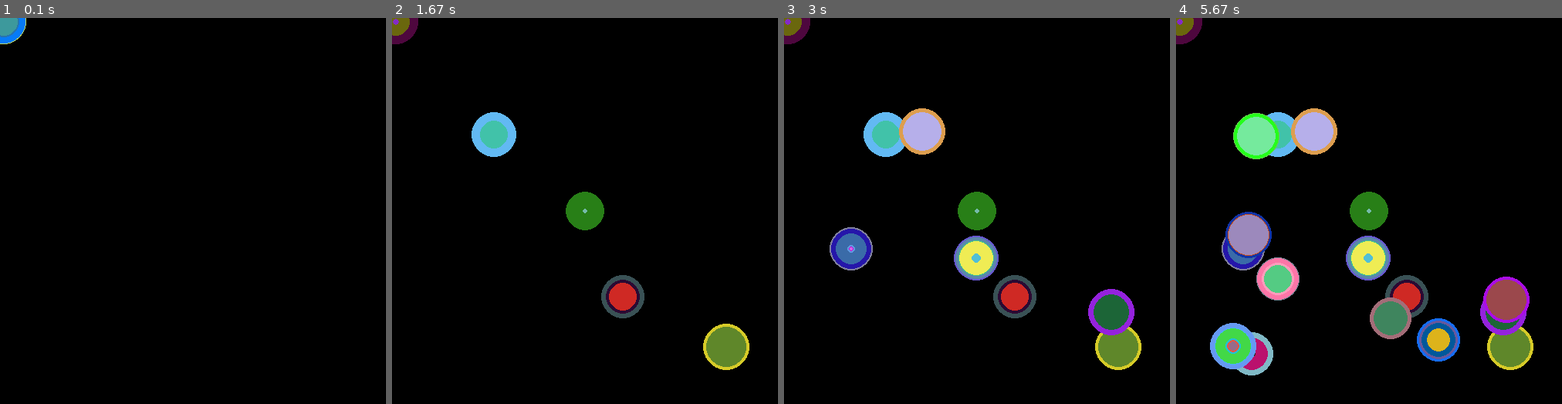
Above: before the commit, frames 1-4 (left to right).
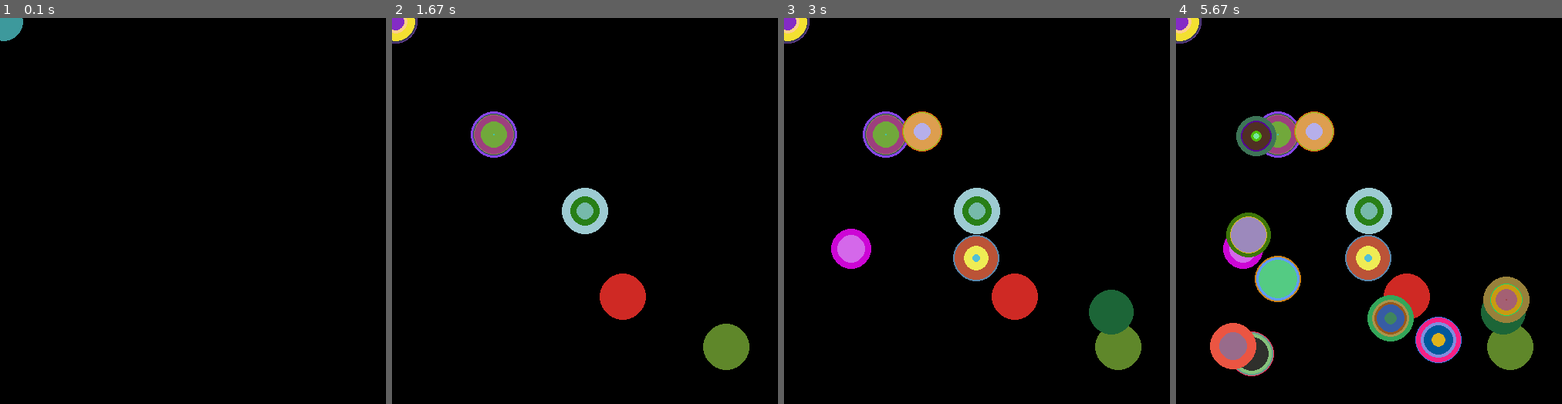
Above: after the commit, the same moments.

Repository: sagieppel/PyGame-Toturial
Game: pygame game, started from Lesson2.py
Two runs of this game, one before a commit and one after it. Both use one fixed random seed, a clock stepped at 60 frames per second and the inputs below.
Inputs (mouse positions are in pixels of both pictures, inside the frame that each line leads up to):
- Up to frame 1 (0.1 s): no input
- Up to frame 2 (1.67 s): click (585, 211) at 0.38 s; click (623, 295) at 0.72 s; click (727, 346) at 1.05 s; click (492, 133) at 1.38 s
- Up to frame 3 (3 s): click (977, 257) at 1.72 s; click (922, 129) at 2.05 s; click (1112, 311) at 2.38 s; click (849, 249) at 2.72 s
- Up to frame 4 (5.67 s): click (1257, 137) at 3.05 s; click (1276, 280) at 3.38 s; click (1507, 299) at 3.72 s; click (1253, 353) at 4.05 s; click (1249, 234) at 4.38 s; click (1392, 319) at 4.72 s; click (1438, 338) at 5.05 s; click (1233, 346) at 5.38 s

The runs differ from the first frame. In frame 1, 0.2% of the frame differs, in the area x 0-7%, y 0-7%; in frame 2, 3.3%; in frame 3, 6.3%; in frame 4, 12%, in the area x 0-93%, y 0-93%.

Commit message:
Update Lesson2.py

Diff:
--- a/Lesson2.py
+++ b/Lesson2.py
@@ -1,25 +1,26 @@
 import pygame
 import random
 
-#-------------------------------------------------------------------------
+#-----------------Draw a circle at X,Y--------------------------------------------------------
 def drawcircle(x,y):
-    red=random.randint(0,255)
-    green=random.randint(0,255)
-    blue=random.randint(0,255)
-   # x=random.randint(0,500)
-  #  y=random.randint(0,500)
-    size=random.randint(1,30)
-    pygame.draw.circle(screen, [red,green,blue], [x,y], size)
+    circle={}
+    circle["red"]=random.randint(0,255)
+    circle["green"]=random.randint(0,255)
+    circle["blue"]=random.randint(0,255)
+    circle["x"]=x #random.randint(0,255)
+    circle["y"]=y #random.randint(0,255)
+    circle["size"]=random.randint(1,30)
+    pygame.draw.circle(screen, [circle["red"],circle["green"],circle["blue"]], [circle["x"],circle["y"]], circle["size"])
 #--------------------------------------------------------------------------
+
 pygame.init()
 
 screensize=500
 
 screen=pygame.display.set_mode([screensize,screensize])
 
-
-for i in range(100000):
+for i in range(1000000):
    pygame.event.get()
-   x,y = pygame.mouse.get_pos()
+   x,y = pygame.mouse.get_pos() # Get position of the mouse
    drawcircle(x,y)
    pygame.display.update()
